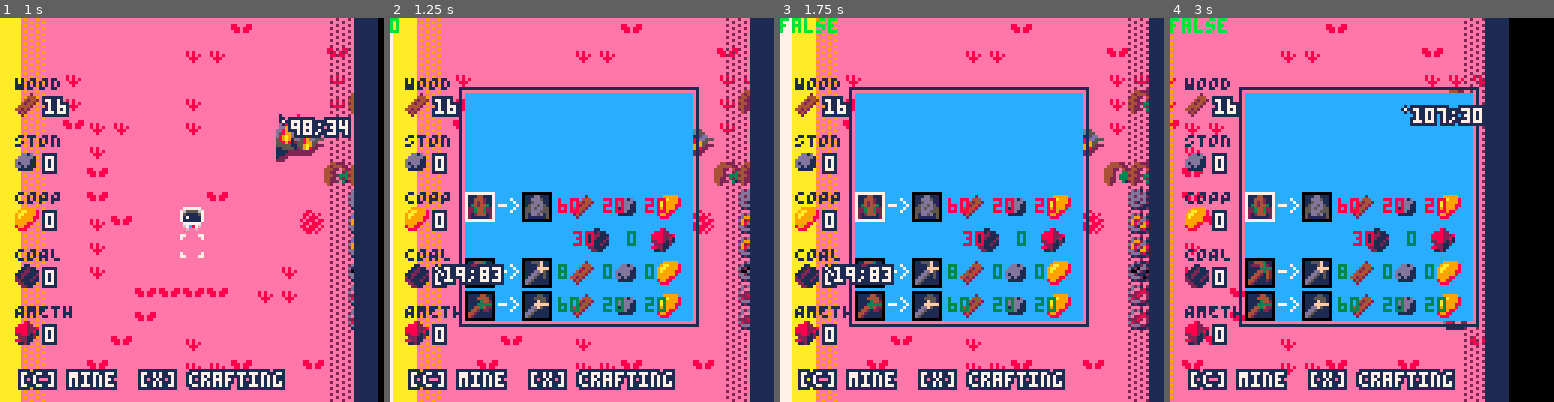
Above: before the commit, frames 1-4 (left to right).
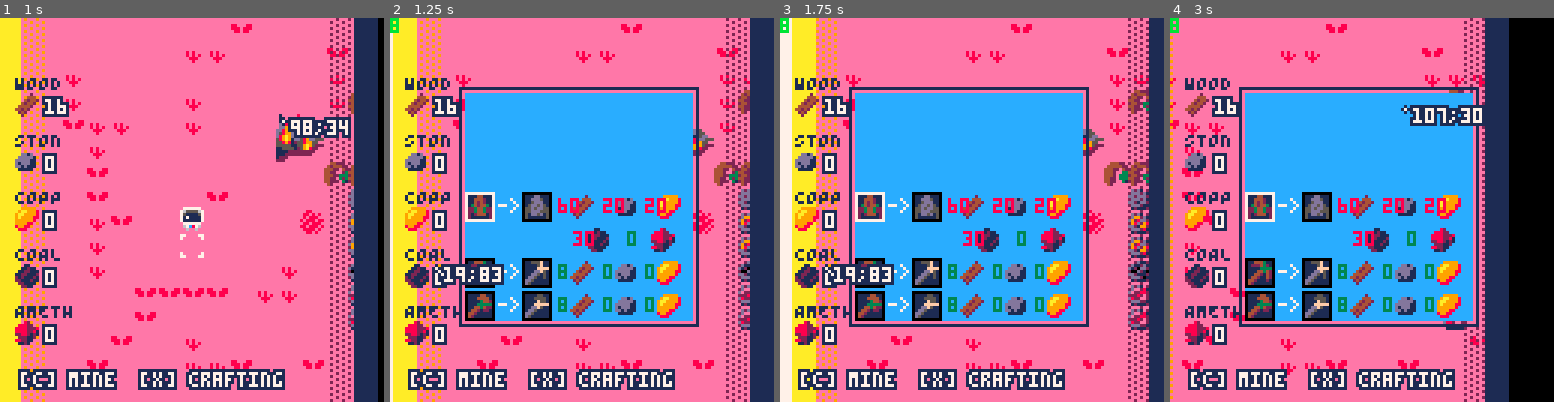
Above: after the commit, the same moments.

Repository: ARKANYOTA/ludumdare47
Game: PICO-8 cartridge arkanv1.p8
The game is run twice, just before and just after one commit, with the same random seed, the same clock (stepped at 60 frames per second) and the same inputs.
Inputs (mouse positions are in pixels of both pictures, inside the frame that each line leads up to):
- Up to frame 1 (1 s): tap X (X key) at 0.33 s; click (280, 121) at 0.67 s; tap O (Z key) at 0.7 s
- Up to frame 2 (1.25 s): tap X (X key) at 1.07 s; click (436, 267) at 1.22 s
- Up to frame 3 (1.75 s): hold Right from 1.6 s (still down); tap O (Z key) at 1.7 s
- Up to frame 4 (3 s): click (1277, 114) at 1.77 s; tap X (X key) at 1.85, 2.97 s; release Right at 2.1 s; tap O (Z key) at 2.1, 2.5, 2.9 s; hold Up 2.15-2.42 s; click (1342, 259) at 2.32 s; hold Right from 2.47 s (still down); click (1404, 106) at 2.87 s

Frame 1 is identical in both runs. In frame 2, 0.3% of the frame differs, in the area x 0-72%, y 1-77%; in frame 3, 0.5%, in the area x 0-72%, y 0-77%; in frame 4, 0.5%.

Commit message:
repair bug of craft of axe

Diff:
--- a/arkanv1.p8
+++ b/arkanv1.p8
@@ -784,8 +784,8 @@
 
 	if amax>=a then
 		--hache vers upgrade
-	    rectfill(cx+44, 91, cx+44+9, 91+9, 1)
-	    rect(cx+44, 91, cx+44+9, 91+9, 0)
+		rectfill(cx+44, 91, cx+44+9, 91+9, 1)
+	 rect(cx+44, 91, cx+44+9, 91+9, 0)
 		spr(85+a, cx+45, 92)
 		--fleche entre 2
 		printui("->",36,93)
@@ -806,13 +806,13 @@
 		--chiffre et sprite de ce que
 		--on a besoin pour craft
 		spr(96,cx+60,92)
-		printui(req.f.w[f],56,93, wcolor)
+		printui(req.a.w[a],56,93, wcolor)
 
 		spr(97,cx+75,92)
-		printui(req.f.s[f],71,93, scolor)
+		printui(req.a.s[a],71,93, scolor)
 
 		spr(98,cx+89,92)
-		printui(req.f.i[f],85,93, icolor)
+		printui(req.a.i[a],85,93, icolor)
 
 	else
 		printui("max lvl reached",37,92, 11)
@@ -838,7 +838,7 @@
 		rect(cx+25, 91, cx+25+9, 91+9, 0)
 	end
 
-	printui(debugvar,0,0,11)
+	printui(req.p.w[p],0,0,11)
 end
 
 
@@ -881,7 +881,7 @@
  	end
 
  	if sobj==2 then --hache
- 	     if not (req.a.w[a] == nil  ) and
+ 	     if not (req.a.w[a] == nil) and
  	 		 not (inv.w < req.a.w[a]) and
 	 	 	 not (inv.s < req.a.s[a]) and
  	  	 not (inv.i < req.a.i[a]) then
